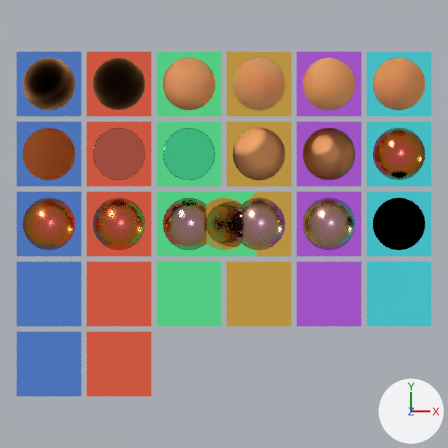
Two versions of the Blender file tests/fixtures/native_oracle/shader_bsdf_wave12/path.blend, one commit apart.
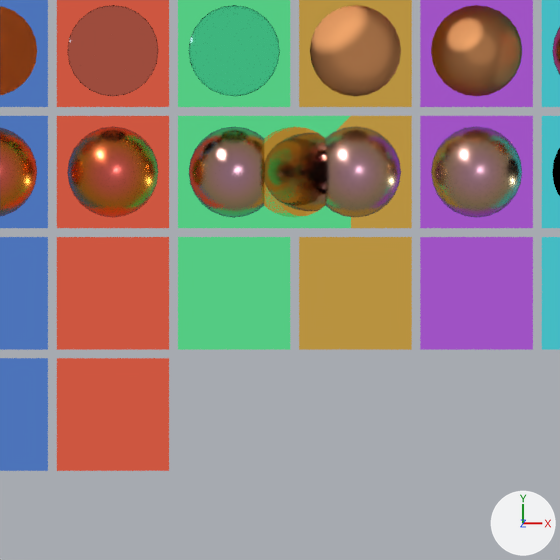
Each version appears first from the file's camera 'Camera', and next in a close-up on the part from 12% to 84% of the width and 28% to 100% of the height. The lights are fixed; the arrows at lower right show +X, +Y and +Z. The older version's two pictures come first.

Before the edit, the objects in view are built like this:
```python
me_backdroptile18 = bpy.data.meshes.new('BackdropTile18')
me_backdroptile18.from_pydata([(-0.58, -0.58, 0.0), (0.58, -0.58, 0.0), (0.58, 0.58, 0.0), (-0.58, 0.58, 0.0)], [], [(0, 1, 2, 3)])
me_backdroptile18.materials.append(mat_backdrop18)  # blue #5986d7
me_backdroptile26 = bpy.data.meshes.new('BackdropTile26')
me_backdroptile26.from_pydata([(-0.58, -0.58, 0.0), (0.58, -0.58, 0.0), (0.58, 0.58, 0.0), (-0.58, 0.58, 0.0)], [], [(0, 1, 2, 3)])
me_backdroptile26.materials.append(mat_backdrop26)  # green #55cd84
me_backdroptile7 = bpy.data.meshes.new('BackdropTile7')
me_backdroptile7.from_pydata([(-0.58, -0.58, 0.0), (0.58, -0.58, 0.0), (0.58, 0.58, 0.0), (-0.58, 0.58, 0.0)], [], [(0, 1, 2, 3)])
me_backdroptile7.materials.append(mat_backdrop7)  # red #dd5d45
ob_backdroptile18 = bpy.data.objects.new('BackdropTile18', me_backdroptile18)
ob_backdroptile18.location = (-3.12, -1.25, 0.0)
ob_backdroptile26 = bpy.data.objects.new('BackdropTile26', me_backdroptile26)
ob_backdroptile26.location = (0.0, 0.0, 0.0)
ob_backdroptile7 = bpy.data.objects.new('BackdropTile7', me_backdroptile7)
ob_backdroptile7.location = (-1.88, 1.25, 0.0)
# also in view: 'BackdropTile24' at (-3.12, -2.5, 0.0); 'BackdropTile20' at (-0.62, -1.25, 0.0); 'metallic_ggx_f82' at (-3.12, 0.0, 0.48); 'BackdropTile17' at (3.12, 0.0, 0.0); 'ray_portal' at (0.0, 0.0, 0.48)
```
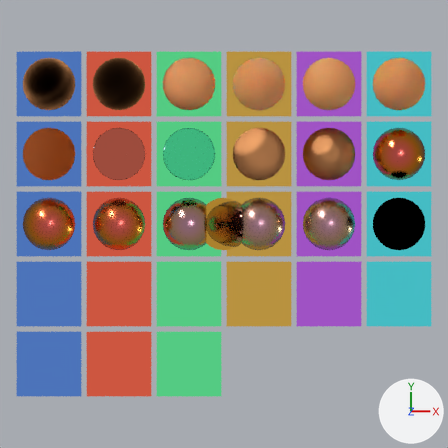
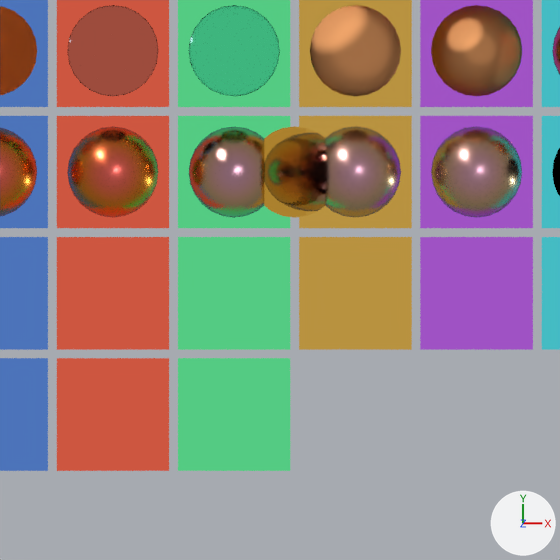
Changed parts and their boxes (x1, y1, x2, y2) in the close-ups (560 x 560 px):
'BackdropTile26', moved
    before: (239, 116, 351, 228)
    after: (178, 358, 290, 471)

What changed in the scene script:
```text
Change ob_backdroptile26:
    ob_backdroptile26.location: (0.0, 0.0, 0.0) -> (-0.62, -2.5, 0.0)
```
